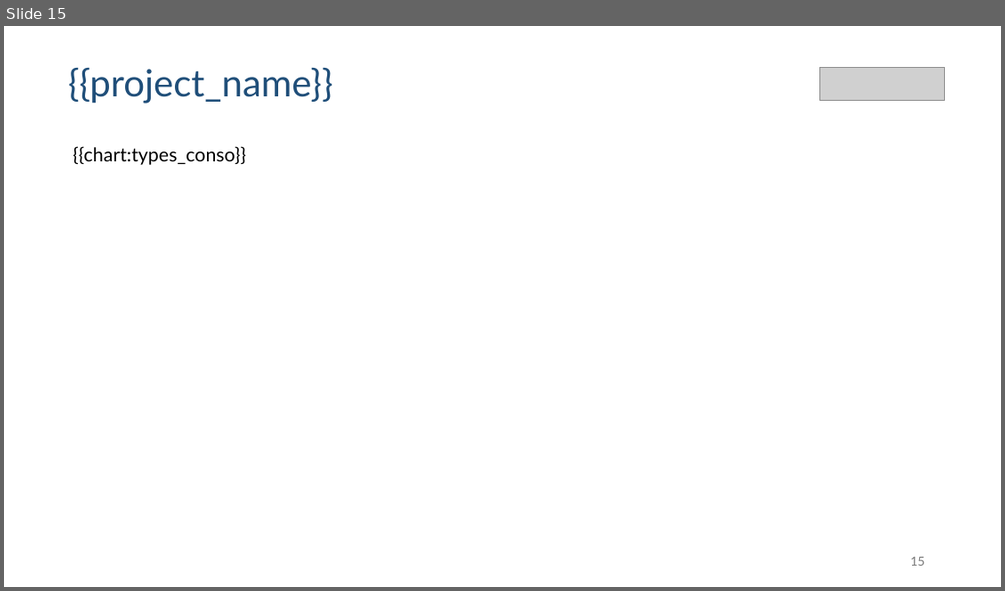
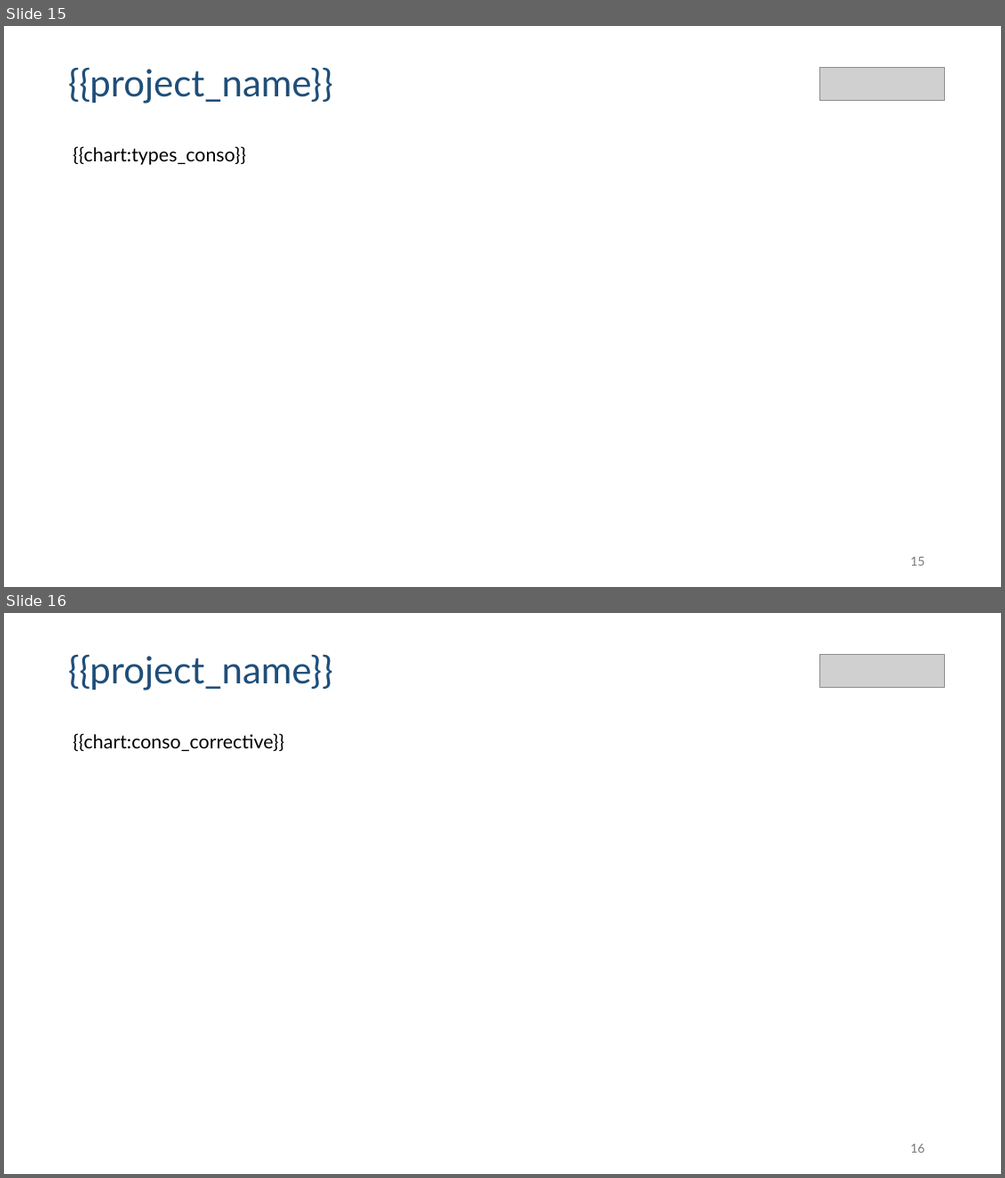
Before and after one commit to gbrieux/coach-jira, a slide deck: skills/jira-report/scaffold/template.pptx. Shown one above the other, each under a label of ours: slide 15 before the commit, slides 15 and 16 after it. The pictures are 1005x591 and 1005x1178 pixels, drawn with LibreOffice and Linux fonts; fonts in the diff are those of the drawing; grey boxes stand for pictures. Boxes give left, top, right and bottom in pixels: in the first picture for what was removed or moved away, otherwise in the second. Text is boxed around its words. In the diff, an @@ line names an element or a change of style, - is before the commit and + after.

Commit message:
indicator : cons_corrective

```diff
--- a/skills/jira-report/scaffold/template.pptx
+++ b/skills/jira-report/scaffold/template.pptx
@@ slide 16 added at [4, 613, 1001, 1174], background #FFFFFF @@
@@ text added at [68, 654, 333, 690], 36 pt, text #1F4E79 @@
+{{project_name}}
@@ picture added at [820, 655, 945, 688] @@
@@ text added at [73, 733, 283, 751], 18.3 pt, text #000000 @@
+{{chart:conso_corrective}}
@@ text added at [910, 1143, 924, 1152], 12 pt, text #797979 @@
+16
```
Also in this commit, not shown: 5 slides changed, 13 other files.
